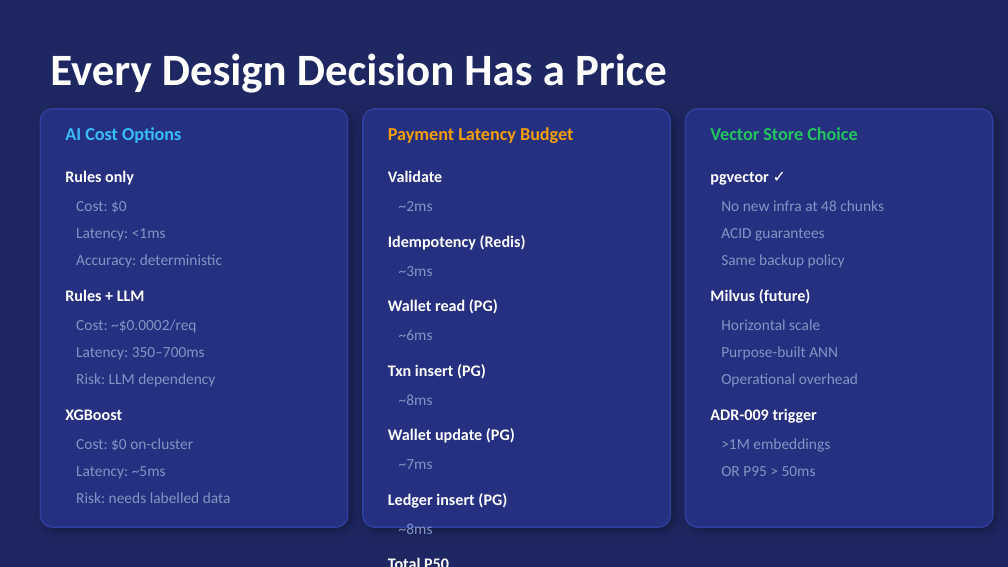
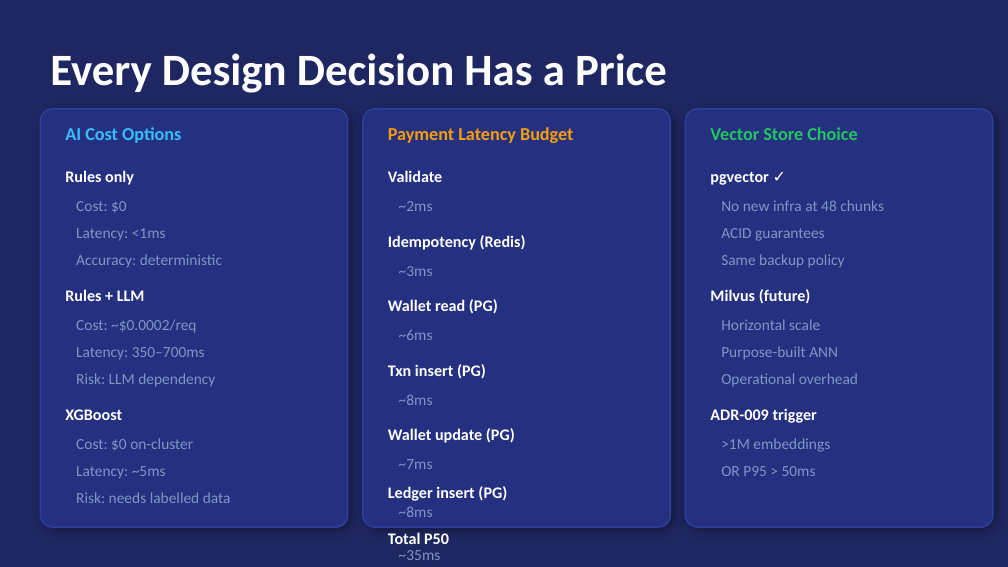
Before and after one commit to JayachandranSM/Capstone-payment-gateway-platform-project, a slide deck: slide 16 of Docs/Architecture/payment-gateway/Capstone-presentation.pptx (slide 15 before the commit). Drawn at 1008x567 pixels with LibreOffice and Linux fonts; fonts in the diff are those of the drawing. Boxes give left, top, right and bottom in pixels: in the first picture for what was removed or moved away, otherwise in the second. Text is boxed around its words. In the diff, an @@ line names an element or a change of style, - is before the commit and + after.

```diff
--- a/Docs/Architecture/payment-gateway/Capstone-presentation.pptx
+++ b/Docs/Architecture/payment-gateway/Capstone-presentation.pptx
@@ text "Ledger insert (PG)": place and size @@
-text "Ledger insert (PG)" at [388,493,507,508]
+text "Ledger insert (PG)" at [388,486,507,501]
@@ text "~8ms": place and size @@
-text "~8ms" at [399,523,433,534]
+text "~8ms" at [399,506,433,517]
@@ text "Total P50" rewrapped from [378,548,655,567] to [388,532,449,544] @@
@@ text added at [399,550,441,560], 11 pt, text #8096C4 @@
+~35ms
```
Also in this commit, not shown: 5 other slides changed, 2 slides added, 1 slide removed.
